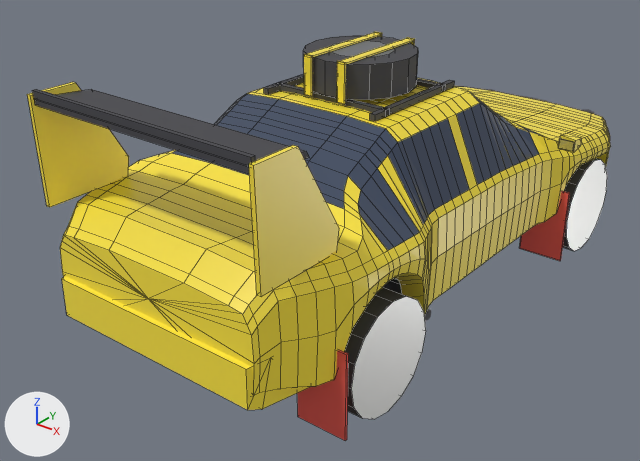
Renders of the Blender file art/cars/degaulle.blend from each side of a commit.
Camera for both pictures: a 50 mm lens placed at (3.31, -4.86, 3.22), pointed at (-0.26, -0.4, 0.45). The lights are fixed; the arrows at lower left show +X, +Y and +Z. The first picture is the older version. Mesh edges are drawn as thin lines on the coarser meshes.

Objects in the first picture: 'Body', 'Bumper_R', 'MudFlaps', 'RoofSpare', 'Spoiler', 'Wheel_FR', 'Wheel_RR' and 3 more.
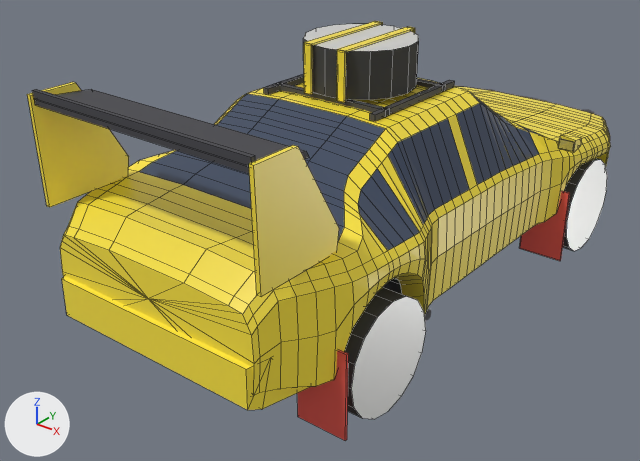
The change, as a diff of the scene's bpy script:
```diff
--- a/art/cars/degaulle.blend.py
+++ b/art/cars/degaulle.blend.py
@@ me_body @@
 me_body.from_pydata(...)  # 850 vertices, 864 faces; spans x -0.99..0.99, y -2.2..2.24, z -0.47..0.72
 # used by ob_body; parent = ob_degaulle; location = (0.0, 0.0, 0.8)
+# me_body part 1: all 6 faces centred in x -0.57..0.57, y -1.5..-1.41, z 0.36..0.42 switch from mat_livery_degaulle (yellow #ffe73f) to mat_glass_degaulle (dark blue #3f4b61)
+# me_body part 2: all 6 faces centred in x -0.6, y -1.11..-0.83, z 0.52..0.65 switch from mat_glass_degaulle (dark blue #3f4b61) to mat_livery_degaulle (yellow #ffe73f)
+# me_body part 3: all 6 faces centred in x 0.6, y -1.11..-0.83, z 0.52..0.65 switch from mat_glass_degaulle (dark blue #3f4b61) to mat_livery_degaulle (yellow #ffe73f)
 me_body.materials.append(mat_trim_degaulle)
@@ me_roofspare @@
 # used by ob_roofspare; parent = ob_body; location = (0.0, -0.3, 0.87)
-me_roofspare.from_pydata(...)  # 136 vertices, 92 faces; spans x -0.44..0.44, y -0.45..0.45, z -0.16..0.13
+me_roofspare.from_pydata(...)  # 80 vertices, 60 faces; spans x -0.44..0.44, y -0.45..0.45, z -0.2..0.162
+# me_roofspare part 4: a new loose piece, a box spanning x -0.16..-0.1, y -0.38..0.38, z 0.15..0.162, in mat_livery_degaulle (yellow #ffe73f)
+# me_roofspare part 5: a new loose piece, a box spanning x -0.16..-0.1, y -0.382..-0.37, z -0.16..0.16, in mat_livery_degaulle (yellow #ffe73f)
+# me_roofspare part 6: a new loose piece, a box spanning x 0.1..0.16, y -0.38..0.38, z 0.15..0.162, in mat_livery_degaulle (yellow #ffe73f)
+# me_roofspare part 7: a new loose piece, a box spanning x 0.1..0.16, y -0.382..-0.37, z -0.16..0.16, in mat_livery_degaulle (yellow #ffe73f)
+# me_roofspare part 8: 8 loose pieces with 104 vertices, spanning x -0.37..0.37, y -0.381..0.381, z -0.13..0.13, are deleted
+# me_roofspare part 9
+# 16 vertices are removed from x -0.44..0.44, y -0.45..0.45, z -0.12
+# 24 faces are deleted
+# 16 new vertices lie (0.0, 0.0, -0.04) away from vertices in x -0.44..0.44, y -0.45..0.45, z -0.16
+# 24 new faces join them, mat_trim_degaulle (dark grey #45454b)
+# other edits to the shape of me_roofspare do not show in these pictures
 me_roofspare.materials.append(mat_trim_degaulle)
-me_roofspare.materials.append(mat_steel_degaulle)  # grey #7c7e84
 me_roofspare.materials.append(mat_livery_degaulle)
@@ ob_roofspare @@
 ob_roofspare.parent = ob_body
-ob_roofspare.location = (0.0, -0.3, 0.87)
+ob_roofspare.location = (0.0, -0.3, 0.91)
@@ ob_sparewheel @@
+ob_sparewheel = bpy.data.objects.new('SpareWheel', me_sparewheel)  # 32 vertices, 18 faces; spans x -0.15..0.15, y -0.37..0.37, z -0.37..0.37; in mat_tyre_degaulle (dark grey #3f3f3f), mat_rim_degaulle (white #f9f9f7), mat_trim_degaulle (dark grey #45454b)
+ob_sparewheel.parent = ob_roofspare
+ob_sparewheel.location = (0.0, 0.0, 0.0)
+ob_sparewheel.rotation_euler = (0.0, -1.571, 0.0)  # degrees (0, -90, 0)
```

Boxes [x1, y1, x2, y2] around the edits, measured in the pictures (640 x 461 px; the box of a moved part takes in the faces that stretch with it):
'RoofSpare', reshaped, moved (12% taller): before [264, 32, 454, 121]; after [264, 21, 454, 121]
'SpareWheel', added: after [303, 24, 419, 100]
    faces in mat_tyre_degaulle (dark grey #3f3f3f): [303, 38, 419, 100]
    faces in mat_rim_degaulle (white #f9f9f7): [304, 24, 419, 51]
part 1 of me_body, recoloured (yellow to dark blue): [139, 153, 344, 241] in both
part 2 of me_body, recoloured: [214, 95, 244, 125] in both
part 3 of me_body, recoloured (dark blue to yellow): [348, 129, 398, 190] in both
part 4 of me_roofspare, added: after [304, 21, 383, 46]
part 5 of me_roofspare, added (yellow): after [304, 43, 313, 95]
part 6 of me_roofspare, added (yellow): after [338, 26, 415, 52]
part 7 of me_roofspare, added (yellow): after [337, 49, 346, 103]
part 8 of me_roofspare, deleted: before [303, 32, 418, 104]
part 9 of me_roofspare, moved or reshaped: before [264, 74, 454, 121]; after [264, 77, 454, 121]
